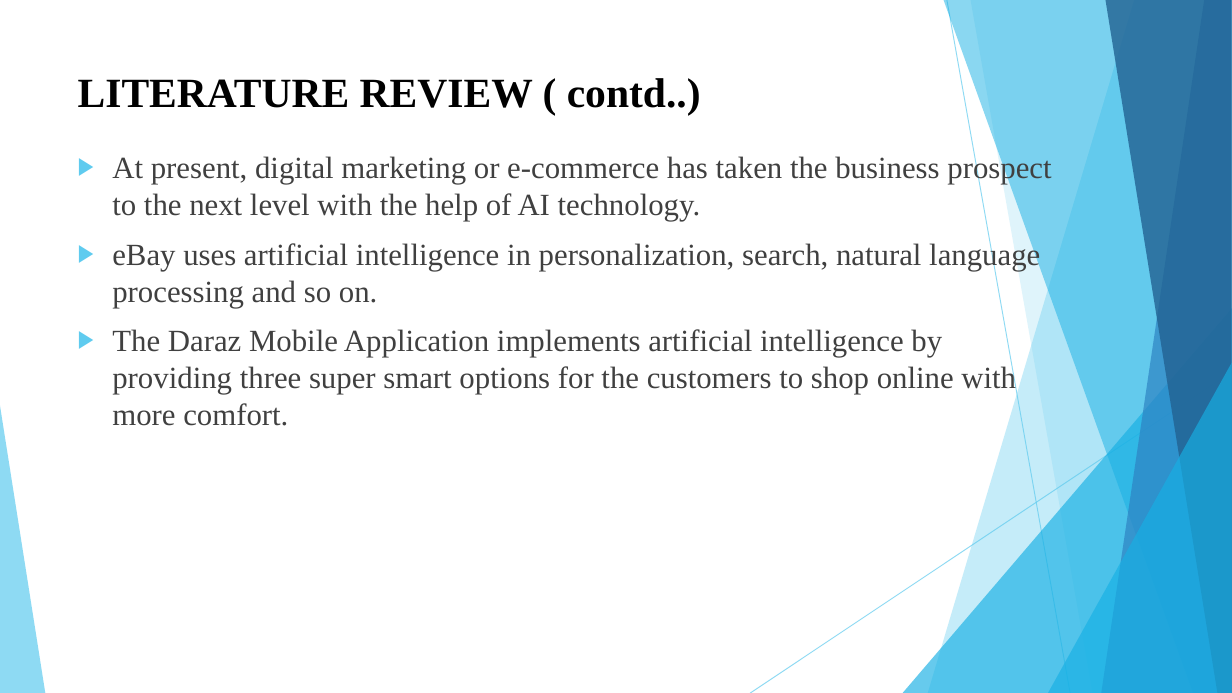
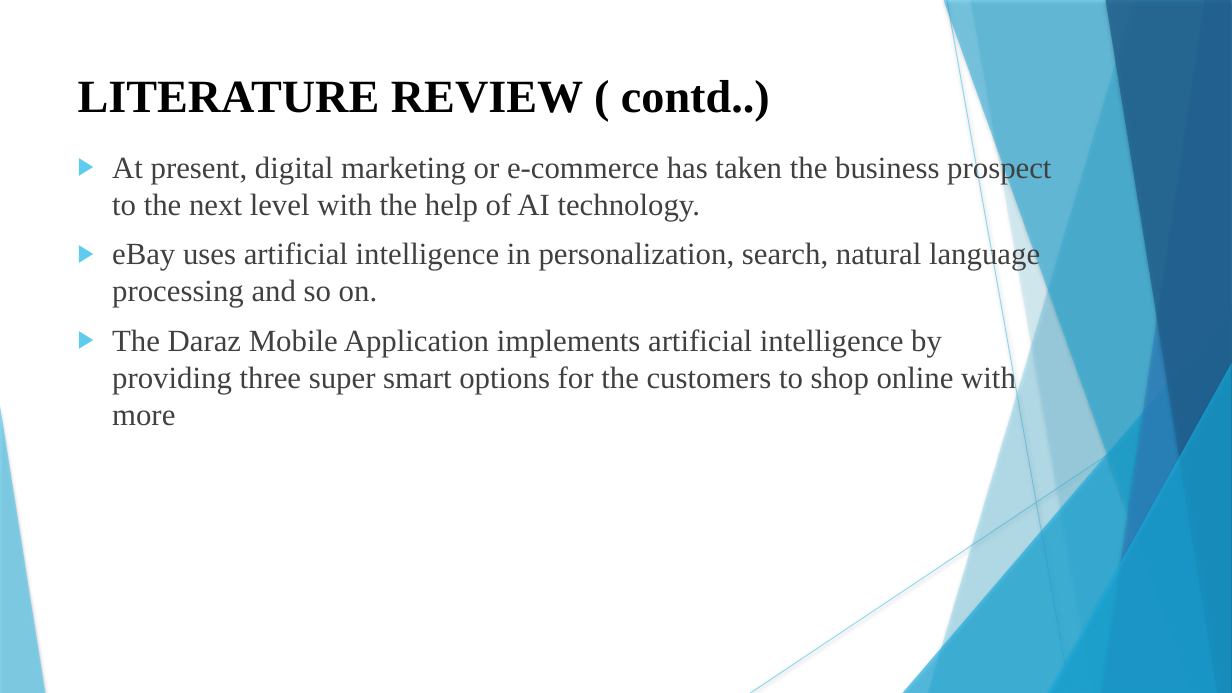
Before and after one commit to KojuOrg/E-Mart-Document, a slide deck: slide 7 of Proposal/Presentation/ProposalSlide.pptx. Drawn at 1232x693 pixels with LibreOffice and Linux fonts; fonts in the diff are those of the drawing. Boxes give left, top, right and bottom in pixels: in the first picture for what was removed or moved away, otherwise in the second. Text is boxed around its words. In the diff, an @@ line names an element or a change of style, - is before the commit and + after.

Commit message:
Presentation

```diff
--- a/Proposal/Presentation/ProposalSlide.pptx
+++ b/Proposal/Presentation/ProposalSlide.pptx
@@ line (947, 0) - (1070, 693): stroke #5FCBEF 0.75 pt to #5FCBEF 0.74 pt @@
@@ freeform shape at bbox=[970, 0, 1232, 693]: shadow on; outline redrawn @@
@@ text "LITERATURE REVIEW ( contd..)" at bbox=[78, 80, 770, 121]: size 32.4 to 36 pt @@
@@ text at bbox=[112, 154, 1051, 307]: indent changed @@
@@ text at bbox=[112, 329, 1016, 426]: text changed @@
-▶ The Daraz Mobile Application implements artificial intelligence by providing three super smart options for the customers to shop online with more comfort.
+▶ The Daraz Mobile Application implements artificial intelligence by providing three super smart options for the customers to shop online with more
@@ line (1232, 372) - (750, 693): stroke #5FCBEF 0.75 pt to #5FCBEF 0.74 pt @@
@@ shadow on in 7 elements at bbox=[928, 0, 1232, 693], bbox=[903, 308, 1232, 693], bbox=[944, 0, 1232, 693], bbox=[1102, 0, 1232, 693], bbox=[1105, 0, 1232, 693], bbox=[1048, 363, 1232, 693], bbox=[0, 406, 45, 693] @@
```
Also in this commit, not shown: 13 other slides changed.
